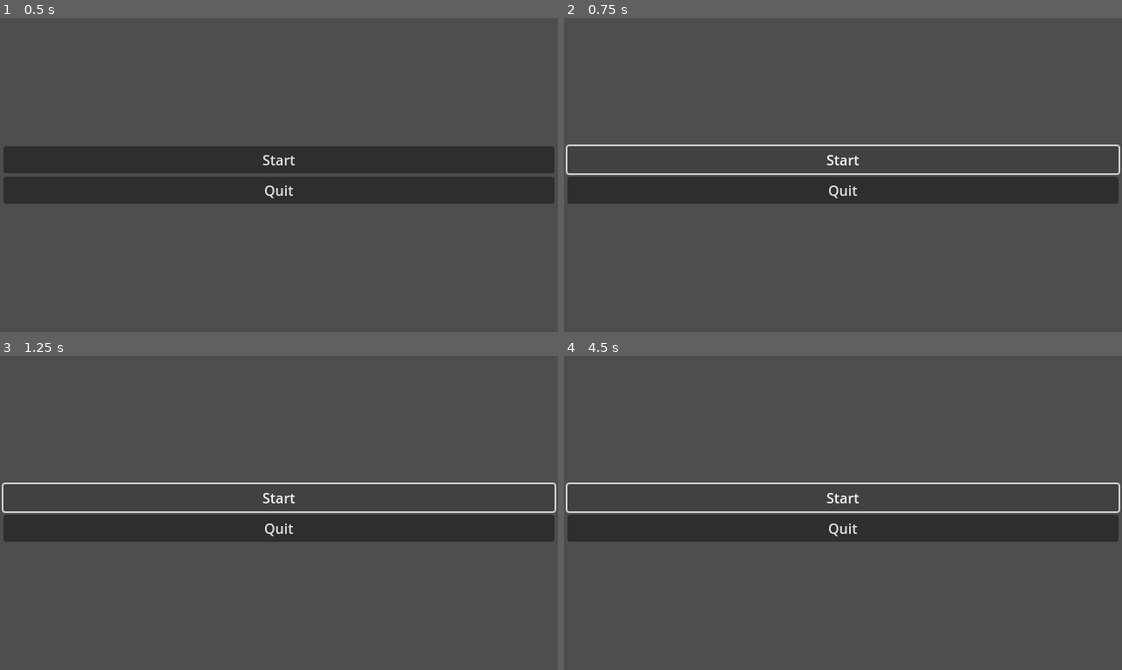
Above: before the commit, frames 1-4 (two rows, left to right).
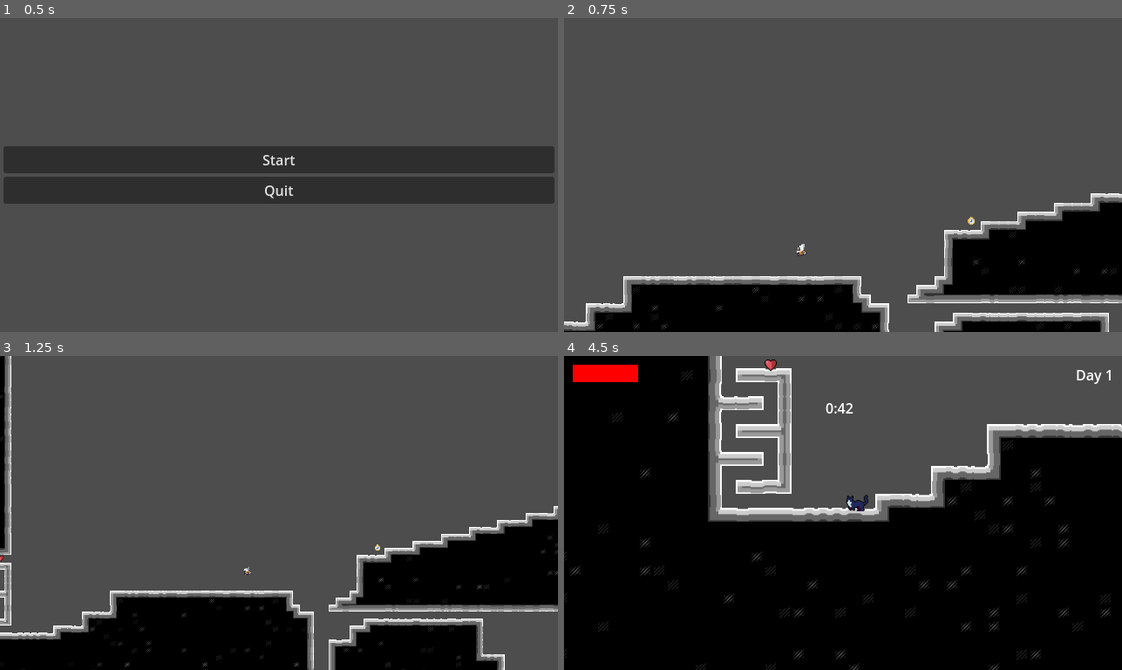
Above: after the commit, the same moments.

Repository: EmperorCookie/groundhogvania
Game: Godot game, scene res://menu/main_menu.tscn
The game is run twice, just before and just after one commit, with the same random seed, the same clock (stepped at 60 frames per second) and the same inputs. Sound files missing from this copy of the repository are replaced by a short silence.
Inputs (mouse positions are in pixels of both pictures, inside the frame that each line leads up to):
- Up to frame 1 (0.5 s): no input
- Up to frame 2 (0.75 s): click "Start" at 0.5 s
- Up to frame 3 (1.25 s): no input
- Up to frame 4 (4.5 s): click (843, 497) at 1.25 s, where only the run before the commit has a clickable "Start"; tap Enter at 2 s; hold Right (player_right) 2.03-3.53 s; tap Shift (player_dash) every 0.75 s from 2.1 to 4.35 s; tap Space (player_jump) at 2.27, 3.02 s; hold Left (player_left) 3.53-4.28 s; hold Right (player_right) from 4.28 s (still down)

Frame 1 is identical in both runs. In frame 2, 29% of the frame differs, in the area x 0-100%, y 40-100%; in frame 3, 35%; in frame 4, 76%, in the area x 0-100%, y 0-100%.

Commit message:
Fixed broken prototype level

Diff:
--- a/levels/prototype/prototype_level.tscn
+++ b/levels/prototype/prototype_level.tscn
@@ -48,10 +48,6 @@
 [node name="ItemAddTime" parent="." instance=ExtResource("8_jrhx3")]
 position = Vector2(288, 224)
 
-[node name="ItemPauseTime" parent="." instance=ExtResource("9_2dl6f")]
-position = Vector2(992, 64)
-pause_amount = 5.0
-
 [node name="PowerUpDoubleJump" parent="." instance=ExtResource("10_1fcek")]
 position = Vector2(520, 1000)
 
